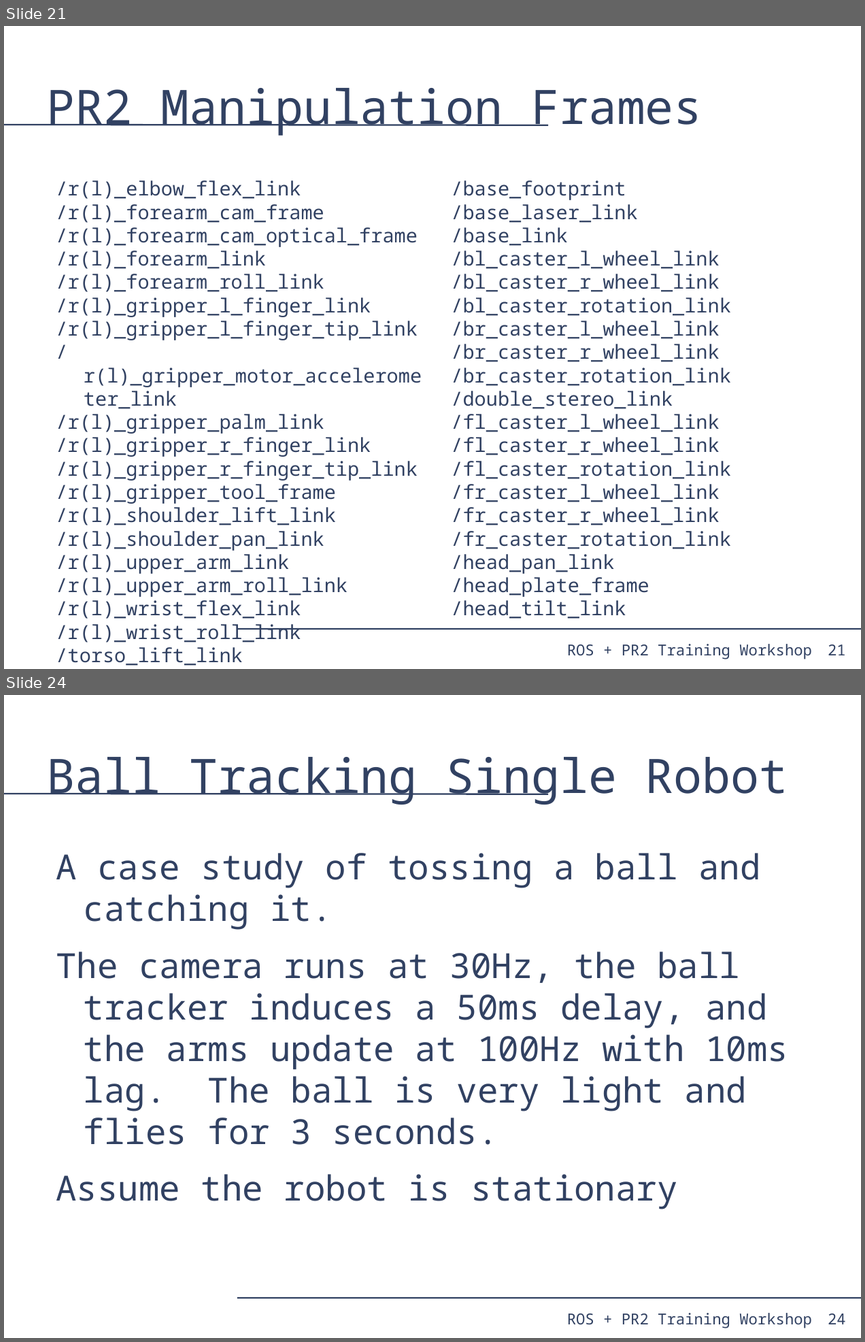
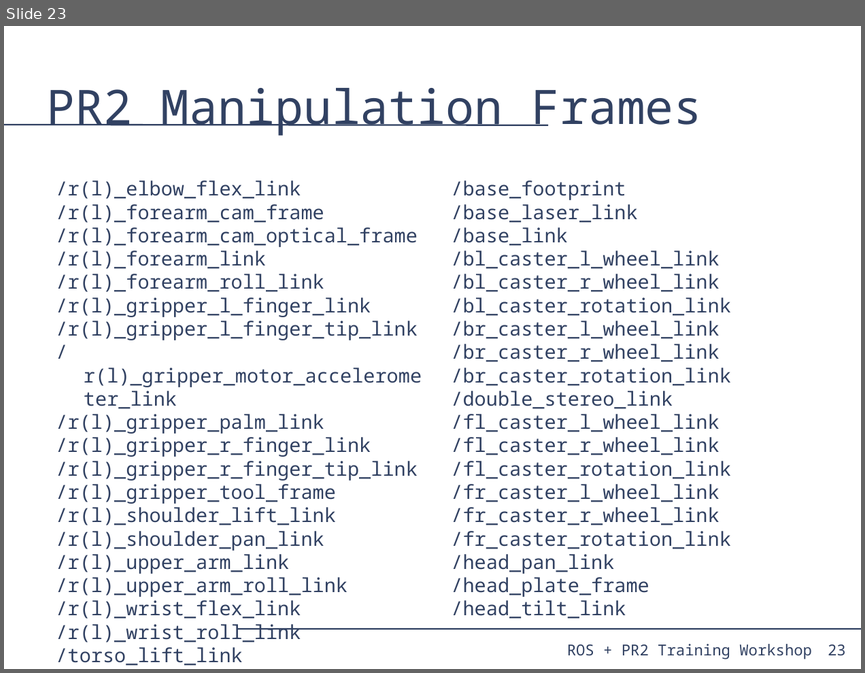
Before and after one commit to PR2/pr2_docs, a slide deck: pr2_training_workshop/tf/tf_training.odp. Shown one above the other, each under a label of ours: slides 21 and 24 before the commit, slide 23 after it; the slides between them are not shown. The pictures are 865x1342 and 865x673 pixels, drawn with LibreOffice and Linux fonts; fonts in the diff are those of the drawing. Boxes give left, top, right and bottom in pixels: in the first picture for what was removed or moved away, otherwise in the second. Text is boxed around its words. In the diff, an @@ line names an element or a change of style, - is before the commit and + after.

```diff
--- a/pr2_training_workshop/tf/tf_training.odp
+++ b/pr2_training_workshop/tf/tf_training.odp
@@ slide 24 removed at [4,695,861,1338], background #FFFFFF; not listed: 4 template elements that a slide beside it also shows @@
@@ title removed at [47,757,788,804] @@
-Ball Tracking Single Robot
@@ text removed at [56,853,788,1209] @@
-A case study of tossing a ball and catching it.
-The camera runs at 30Hz, the ball tracker induces a 50ms delay, and the arms update at 100Hz with 10ms lag. The ball is very light and flies for 3 seconds.
-Assume the robot is stationary
@@ what was slide 21 is now slide 23 @@
@@ page number at [827,644,846,655]: text changed @@
-21
+23
```
Also in this commit, not shown: 8 slides changed, 6 slides added, 13 other slides removed, 1 other file.
